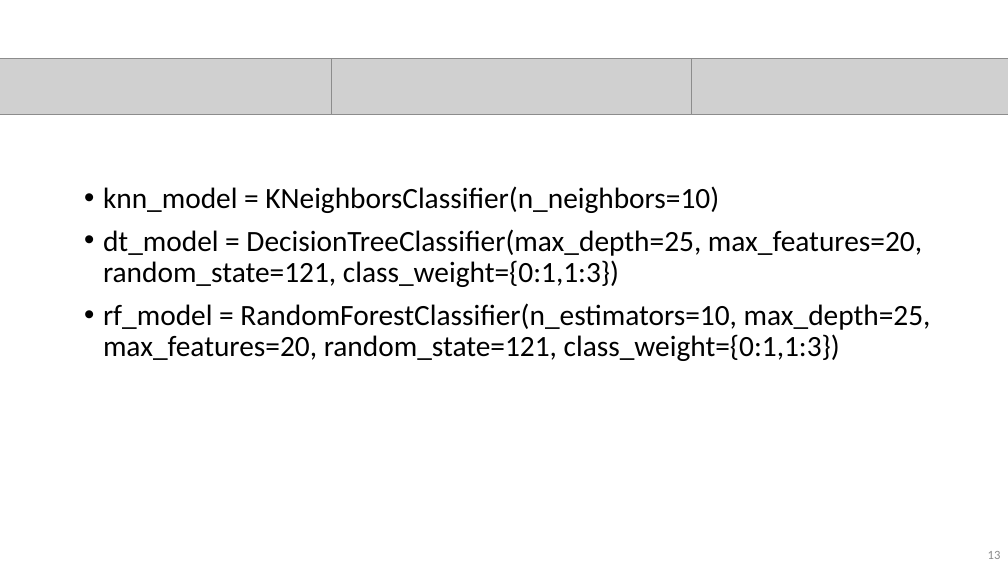
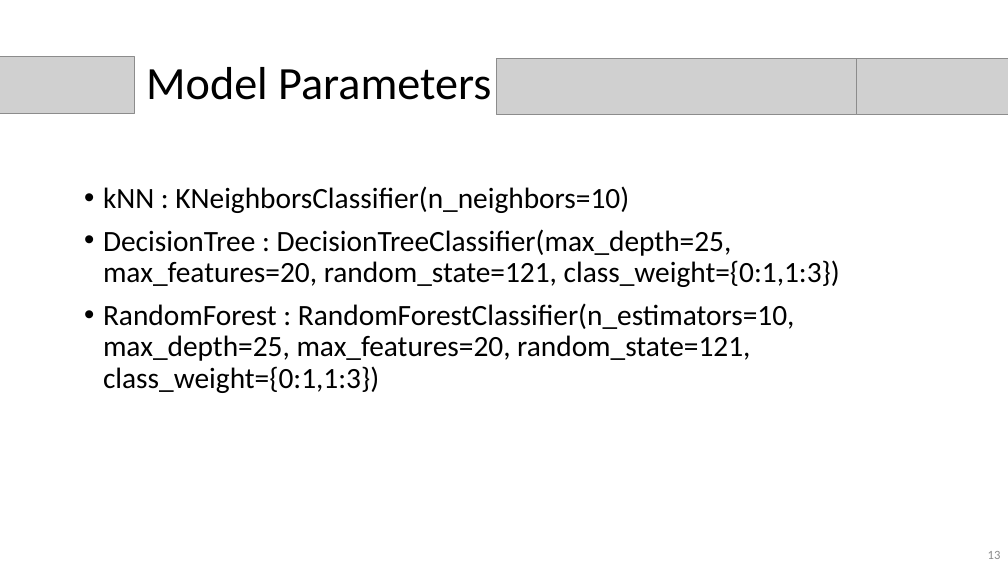
Before and after one commit to nkinnaird/GeneticVariantClassification, a slide deck: slide 13 of Presentation/GeneticVariantClassificationPres.pptx. Drawn at 1008x567 pixels with LibreOffice and Linux fonts; fonts in the diff are those of the drawing; grey boxes stand for pictures. Boxes give left, top, right and bottom in pixels: in the first picture for what was removed or moved away, otherwise in the second. Text is boxed around its words. In the diff, an @@ line names an element or a change of style, - is before the commit and + after.

```diff
--- a/Presentation/GeneticVariantClassificationPres.pptx
+++ b/Presentation/GeneticVariantClassificationPres.pptx
@@ picture: place and size @@
-picture at (0,58,332,115)
+picture at (0,56,134,113)
@@ picture: place and size @@
-picture at (332,58,692,115)
+picture at (496,58,856,115)
@@ picture: place and size @@
-picture at (692,58,1008,115)
+picture at (856,58,1008,115)
@@ title added at (146,67,491,100), 44 pt, text #000000 @@
+Model Parameters
@@ text at (103,186,840,393): text changed @@
-• knn_model = KNeighborsClassifier(n_neighbors=10)
-• dt_model = DecisionTreeClassifier(max_depth=25, max_features=20, random_state=121, class_weight={0:1,1:3})
-• rf_model = RandomForestClassifier(n_estimators=10, max_depth=25, max_features=20, random_state=121, class_weight={0:1,1:3})
+• kNN : KNeighborsClassifier(n_neighbors=10)
+• DecisionTree : DecisionTreeClassifier(max_depth=25, max_features=20, random_state=121, class_weight={0:1,1:3})
+• RandomForest : RandomForestClassifier(n_estimators=10, max_depth=25, max_features=20, random_state=121, class_weight={0:1,1:3})
```
Also in this commit, not shown: 8 other slides changed, 7 slides added, 6 slides removed, 1 other file.
